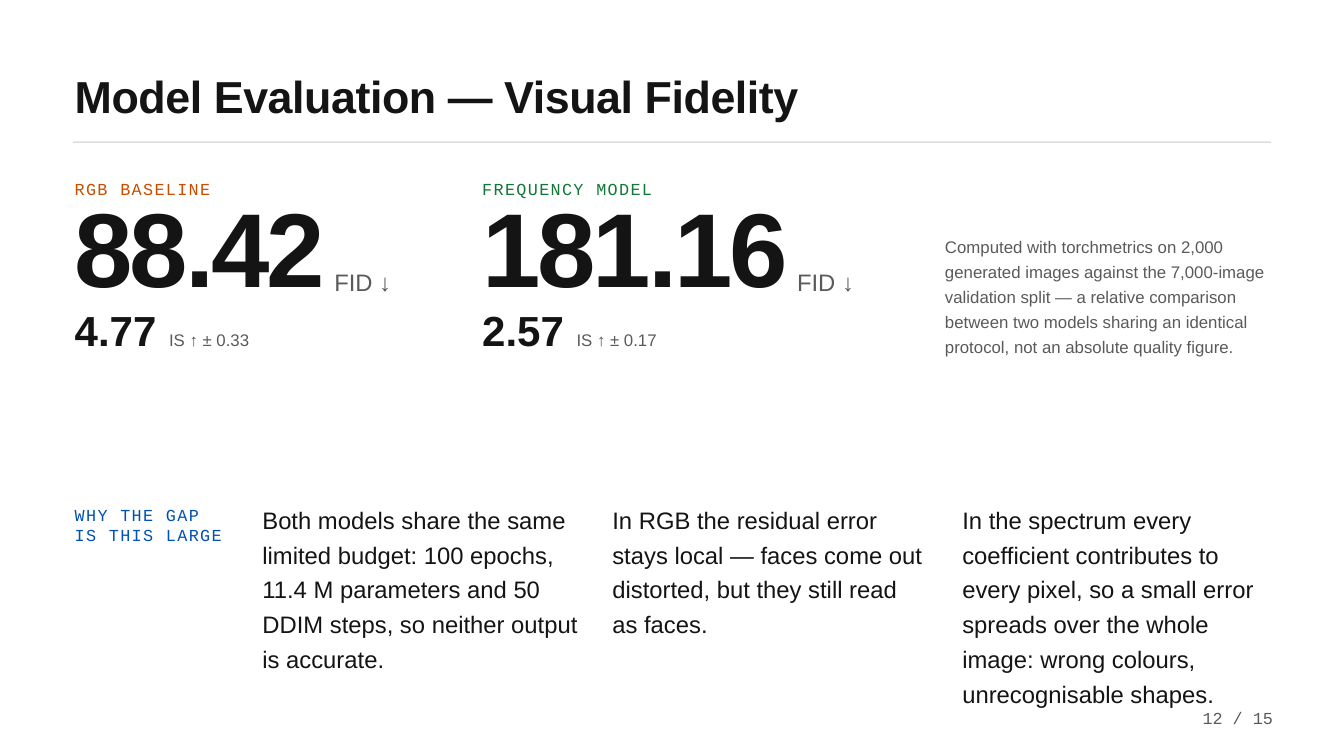
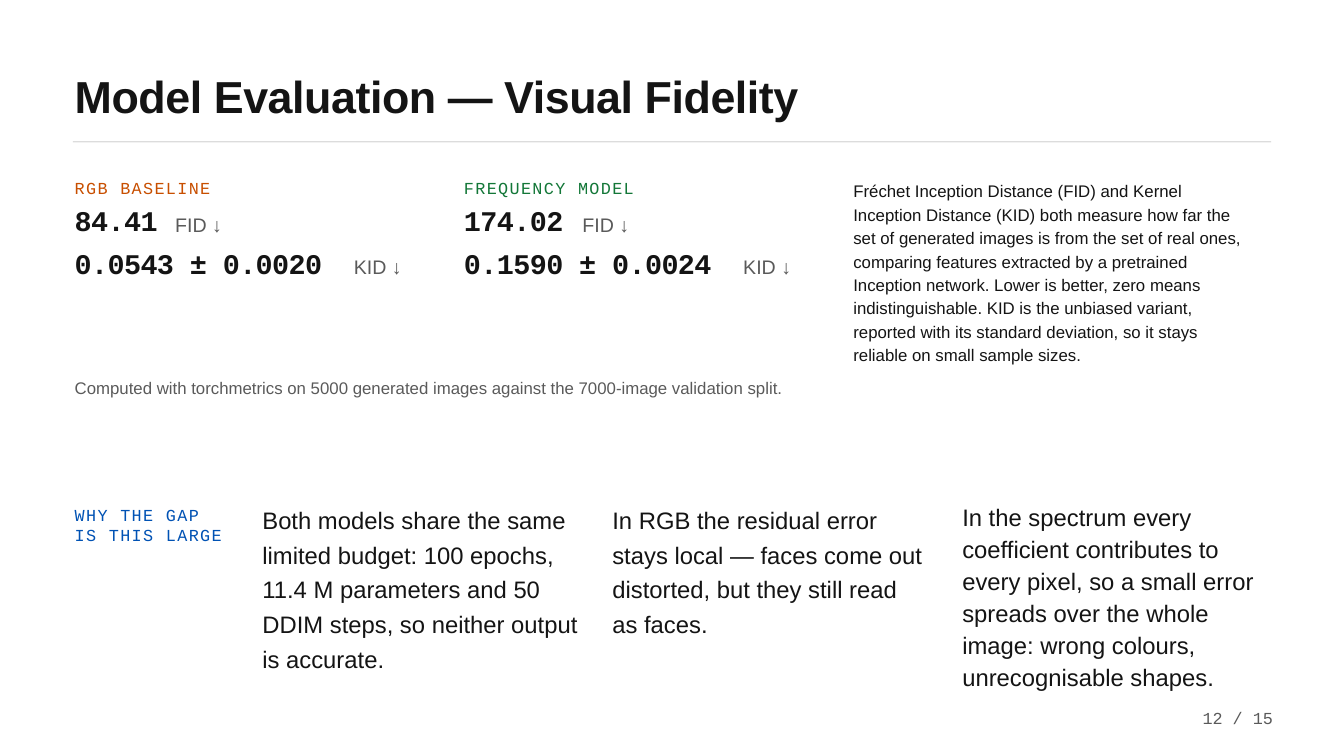
Before and after one commit to CiccioNos/cv-project6, a slide deck: slide 12 of Presentazione_Computer_Vision.pptx. Drawn at 1344x756 pixels with LibreOffice and Linux fonts; fonts in the diff are those of the drawing. Boxes give left, top, right and bottom in pixels: in the first picture for what was removed or moved away, otherwise in the second. Text is boxed around its words. In the diff, an @@ line names an element or a change of style, - is before the commit and + after.

```diff
--- a/Presentazione_Computer_Vision.pptx
+++ b/Presentazione_Computer_Vision.pptx
@@ text "FREQUENCY MODEL": place and size @@
-text "FREQUENCY MODEL" at (482, 183, 652, 198)
+text "FREQUENCY MODEL" at (464, 182, 634, 197)
@@ text added at (853, 184, 1241, 365), 18 pt, text #141414 @@
+Fréchet Inception Distance (FID) and Kernel Inception Distance (KID) both measure how far the set of generated images is from the set of real ones, comparing features extracted by a pretrained Inception network. Lower is better, zero means indistinguishable. KID is the unbiased variant, reported with its standard deviation, so it stays reliable on small sample sizes.
@@ text removed at (75, 213, 325, 288) @@
-88.42
@@ text added at (75, 212, 158, 232), 30.5 pt, text #141414, bold @@
+84.41
@@ text "FID ↓": place and size @@
-text "FID ↓" at (334, 274, 372, 291)
+text "FID ↓" at (175, 218, 207, 232)
@@ text "FID ↓" at (175, 218, 207, 232): size 25.5 to 21 pt @@
@@ text added at (464, 212, 563, 232), 30.5 pt, text #141414, bold @@
+174.02
@@ text removed at (482, 213, 787, 288) @@
-181.16
@@ text "FID ↓" at (582, 218, 614, 232): size 25.5 to 21 pt @@
@@ text "FID ↓": place and size @@
-text "FID ↓" at (797, 274, 835, 291)
+text "FID ↓" at (582, 218, 614, 232)
@@ text added at (75, 255, 322, 275), 30.5 pt, text #141414, bold @@
+0.0543 ± 0.0020
@@ text added at (354, 260, 387, 274), 21 pt, text #5A5A5A @@
+KID ↓
@@ text added at (464, 255, 711, 275), 30.5 pt, text #141414, bold @@
+0.1590 ± 0.0024
@@ text added at (743, 260, 776, 274), 21 pt, text #5A5A5A @@
+KID ↓
@@ text removed at (945, 241, 1264, 357) @@
-Computed with torchmetrics on 2,000 generated images against the 7,000-image validation split — a relative comparison between two models sharing an identical protocol, not an absolute quality figure.
@@ text removed at (75, 317, 157, 346) @@
-4.77
@@ text removed at (482, 316, 564, 347) @@
-2.57
@@ text removed at (169, 334, 249, 346) @@
-IS ↑ ± 0.33
@@ text removed at (577, 334, 657, 346) @@
-IS ↑ ± 0.17
@@ text added at (75, 382, 783, 398), 18 pt, text #5A5A5A @@
+Computed with torchmetrics on 5000 generated images against the 7000-image validation split.
@@ text "In the spectrum every coefficient ..." at (962, 508, 1253, 691): line spacing 1.22 to 1.12 @@
```
Also in this commit, not shown: 12 other slides changed, 2 slides added, 2 slides removed, 2 other files.
